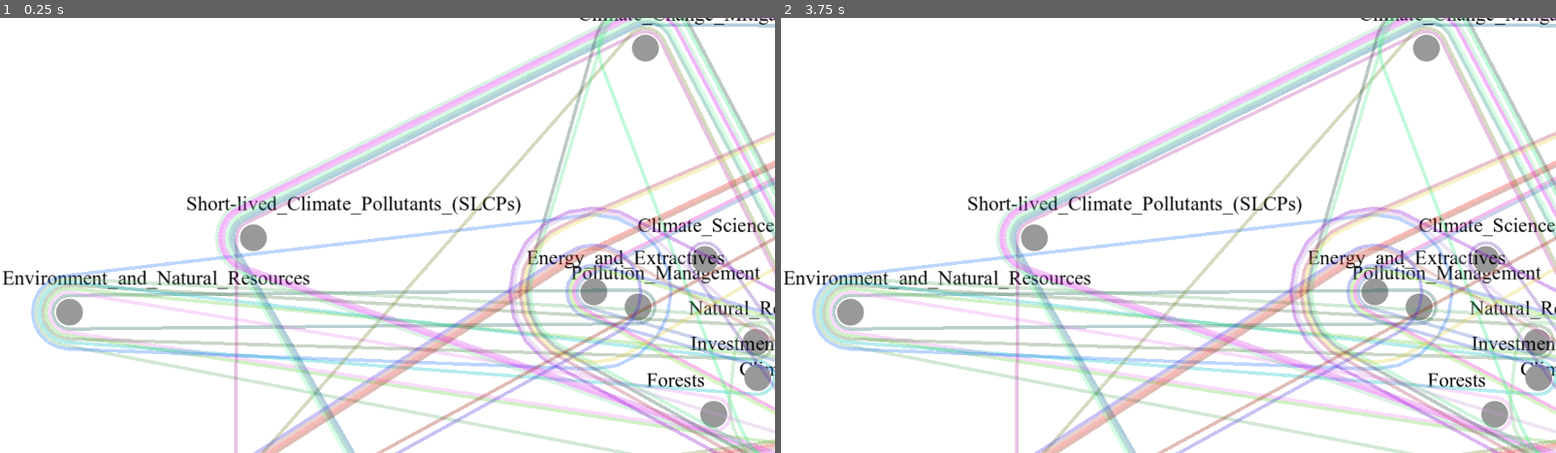
Above: before the commit, frames 1-2 (left to right).
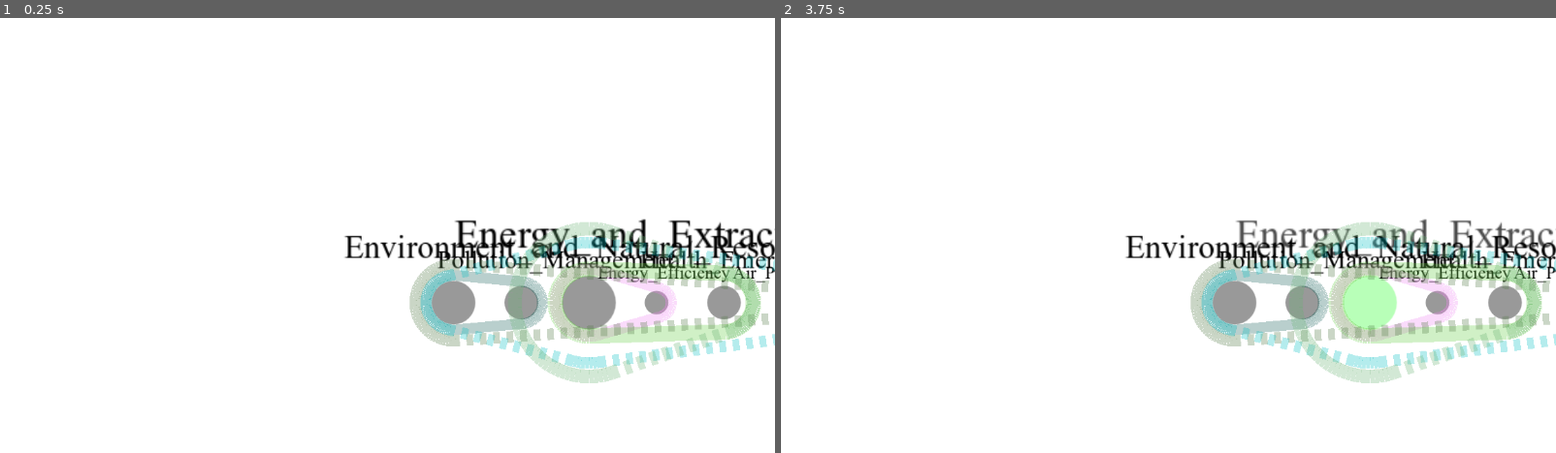
Above: after the commit, the same moments.

Repository: Attila772/hypergodot
Game: Godot game, scene res://main.tscn
The game is run twice, just before and just after one commit, with the same random seed, the same clock (stepped at 60 frames per second) and the same inputs.
Inputs (mouse positions are in pixels of both pictures, inside the frame that each line leads up to):
- Up to frame 1 (0.25 s): no input
- Up to frame 2 (3.75 s): tap Enter at 0.5, 2, 3.5 s; move the mouse to (1339, 213) at 0.52 s; hold D 0.53-1.25 s; tap Backspace at 0.6 s; click (1339, 213) at 0.67 s; tap Space at 1.25, 2.75 s; drag from (1013, 257) to (1129, 322) at 1.27 s; move the mouse to (1246, 139) at 2.02 s; hold D 2.03-2.75 s; tap F at 2.1 s; click (1246, 139) at 2.17 s; drag from (1129, 322) to (936, 170) at 2.77 s; move the mouse to (1401, 300) at 3.52 s; hold A from 3.53 s (still down); tap Z at 3.6 s; click (1401, 300) at 3.67 s

The runs differ from the first frame. In frame 1, 32% of the frame differs, in the area x 0-100%, y 0-100%; in frame 2, 32%.

Commit message:
Initial commit

Diff:
--- /dev/null
+++ b/Global.gd
@@ -0,0 +1,27 @@
+extends Node
+
+var group_dictionary = {}
+var group_count = 0
+
+# Function to initialize the groups from a list of group names
+func initialize_groups(group_names: Array):
+	group_dictionary.clear()
+	group_count = 0
+
+	# Add each group name with an index (1-based)
+	for group_name in group_names:
+		group_count += 1
+		group_dictionary[group_name] = group_count
+
+# Function to get the index of a group name
+func get_group_index(group_name: String) -> int:
+	if group_name in group_dictionary:
+		return group_dictionary[group_name]
+	return -1 # Return -1 if the group is not found
+
+# Function to get group name by index (if needed later)
+func get_group_name(group_index: int) -> String:
+	for name in group_dictionary:
+		if group_dictionary[name] == group_index:
+			return name
+	return ""
--- /dev/null
+++ b/Global.tscn
@@ -0,0 +1,6 @@
+[gd_scene load_steps=2 format=3 uid="uid://ookb725cjygc"]
+
+[ext_resource type="Script" path="res://Global.gd" id="1_d51fs"]
+
+[node name="Node" type="Node"]
+script = ExtResource("1_d51fs")
--- a/HyperEdge.gd
+++ b/HyperEdge.gd
@@ -2,10 +2,13 @@
 
 var nodes: Dictionary
 var color: Color
-var width =  5
+var width = 5
 var dragging = false
+var group = ""
+
 func _ready():
 	pass
+
 func _process(delta):
 	if dragging:
 		queue_redraw()
@@ -17,29 +20,39 @@
 		else:
 			dragging = false  # Stop dragging
 			queue_redraw()  # Optionally, queue a redraw when you stop dragging
+func _draw():
+	var points = []
+	for node_id in nodes:
+		var node = get_node_from_group(node_id)
+		if node:
+			var center = node.position
+			var radius = nodes[node_id] * node.scale.x  # Adjust radius based on node scale
+			points += generate_circle_points(center, radius, 100)  # Generate circle points
+
+	# Compute the convex hull of the points
+	var hull = andrew_monotone_chain(points)
+	if hull.size() > 0 and hull[0] != hull[hull.size() - 1]:
+		hull.append(hull[0])  # Close the hull
 
 
-func _draw():
-		var points = []
-		for node_id in nodes:
-			var node = get_node_from_group(node_id)
-			if node:
-				var center = node.position
-				var radius = nodes[node_id]
-				points += generate_circle_points(center, radius, 20) # 8 points per circle for approximation
-				#for point in points:
-				#	draw_circle(point, 2, Color(1, 0, 0, 1)) # Draw each point as a small circle
+	var group_index = Global.get_group_index(group)  # Get the group index from the global dictionary
+
+	# Iterate over the hull points and draw lines between them based on the group
+	for i in range(hull.size() - 1):
+		match group_index:
+			1:
+				# Draw solid line for group 1 (e.g., 2021)
+				draw_line(hull[i], hull[i + 1], color, width)
+			2:
+				# Draw dashed line for group 2 (e.g., 2022)
+				draw_dashed_line(hull[i], hull[i + 1], color, width, 10.0)
+			_:
+				# Default behavior (solid line for other groups)
+				draw_line(hull[i], hull[i + 1], color, width)
 
 
-		var hull = graham_scan(points)
-		#for point in hull:
-		 #       draw_circle(point, 2, Color(1, 0, 0, 1)) # Draw each point as a small circle
-		if hull.size() > 0 and hull[0] != hull[hull.size() - 1]:
-			hull.append(hull[0])
-		for i in range(hull.size() - 1):
-			draw_line(hull[i], hull[i + 1], color, width)  # Change '2' to your desired width
-
-var p0
+func update_position():
+	queue_redraw()  # This will trigger a redraw with updated node positions and sizes
 
 func generate_circle_points(center, radius, point_count):
 	var points = []
@@ -52,14 +65,12 @@
 	var val = (q.y - p.y) * (r.x - q.x) - (q.x - p.x) * (r.y - q.y)
 	return 0 if val == 0 else (1 if val > 0 else 2)
 
-
 func get_node_from_group(node_id) -> Node2D:
-		var nodes_group = get_tree().get_nodes_in_group("nodes")
-		for node in nodes_group:
-			if str(node.name) == str(node_id):
-				return node
-		return null
-
+	var nodes_group = get_tree().get_nodes_in_group("nodes")
+	for node in nodes_group:
+		if str(node.name) == str(node_id):
+			return node
+	return null
 
 func find_lowest_point(points):
 	var lowest = points[0]
@@ -73,7 +84,7 @@
 		var angle_a = calculate_polar_angle(a, p0)
 		var angle_b = calculate_polar_angle(b, p0)
 		return angle_a < angle_b # For ascending order; use '>' for descending
-		)
+	)
 	return points
 
 func calculate_polar_angle(a, p0):
@@ -83,7 +94,6 @@
 	return angle
 
 func compare_polar_angle(p0, a, b):
-	# Calculate orientation
 	var o = orientation(p0, a, b)
 	if o == 0:  # Collinear
 		return p0.distance_to(a) < p0.distance_to(b)
@@ -106,3 +116,37 @@
 		stack.append(sorted_points[i])
 
 	return stack
+
+func andrew_monotone_chain(points):
+	if points.size() < 3:
+		return points
+
+	# Sort points
+	points.sort_custom(func(a, b):
+		return a.x < b.x if a.x != b.x else a.y < b.y
+	)
+
+	# BLower hull
+	var lower = []
+	for p in points:
+		while lower.size() >= 2 and cross(lower[lower.size() - 2], lower[lower.size() - 1], p) <= 0:
+			lower.pop_back()
+		lower.append(p)
+
+	# Upper hull
+	var upper = []
+	for i in range(points.size() - 1, -1, -1):
+		var p = points[i]
+		while upper.size() >= 2 and cross(upper[upper.size() - 2], upper[upper.size() - 1], p) <= 0:
+			upper.pop_back()
+		upper.append(p)
+
+	# Concatenate the lower and upper hulls
+	# The first and last points in lower will be the same as the last two points in upper,
+	# so we omit them from the result
+	lower.pop_back()
+	upper.pop_back()
+	return lower + upper
+
+func cross(o, a, b):
+	return (a.x - o.x) * (b.y - o.y) - (a.y - o.y) * (b.x - o.x)
--- a/HyperNode.gd
+++ b/HyperNode.gd
@@ -47,30 +47,36 @@
 
 
 func get_rect() -> Rect2:
-	var area = Rect2(-25, -25, 50, 50)
-	area.position.x = position.x + area.position.x
-	area.position.y = position.y + area.position.y
-	return  area
+	var scale_factor = (scale.x + scale.y) / 2
+	var size = 50 * scale_factor  # Assuming the original size is 50x50
+	var area = Rect2(-size/2, -size/2, size, size)
+	area.position += position
+	return area
 
 func _process(delta):
 	if dragging:
 		var mouse_pos = get_viewport().get_mouse_position()
 		set_position(mouse_pos - drag_offset)
 
-
+var centrality_score = 0
 func _draw():
 	pass
 
-# This function should use the edges array, and construct as many circles around the node, with a small offset in the radius, that will be used
-# to connect the edges to the node, and prevent the edges from overlapping the node and other edges
+func update_size(size_scale: float, new_centrality_score: float):
+	scale = Vector2(size_scale, size_scale)
+	centrality_score = new_centrality_score
+	make_offset_circles()  # Now this will use the updated scale
+
 func make_offset_circles():
-	offset_circles.clear() # Reset previous data
+	offset_circles.clear()
 	var circle_count = edges.size()
-	var base_radius = 25 # Starting radius for the smallest circle
+	var scale_factor = (scale.x + scale.y) / 2
+	var base_radius = 25 * scale_factor
+	var radius_increment = 10 * scale_factor
 
 	for i in range(circle_count):
-		var radius = base_radius + i * 5 # Increase radius for each subsequent circle
-		offset_circles.append(radius) # Store only the radius, as center is the node's position
+		var radius = base_radius + i * radius_increment
+		offset_circles.append(radius)
 
 	queue_redraw()
 
--- a/main.gd
+++ b/main.gd
@@ -5,110 +5,215 @@
 var nodes : Dictionary
 class NodeData:
 	var id = 0 # Node identifier
-	var edges = [] # Array to hold edge identifiers (based on line number or custom ID)
-	var support = 0 # Support value
-
-	func _to_string():
-		return "Edges: " + str(edges) + ", Support: " + str(support)
+	var edges = {} # Array to hold edge identifiers (based on line number or custom ID)
+
+
 
 
 
 func create_nodes(nodes: Dictionary):
-	var scene = load("HyperNode.tscn")
+	var scene = load("res://HyperNode.tscn")
 	var row = 1
 	var column = 1
 	var spacing = Vector2(100, 100)
 	var per_row = 10
+
 	for id in nodes.keys():
 		var node_instance = scene.instantiate()
 		node_instance.node_id = id
 		node_instance.name = str(id)
 		node_instance.position = Vector2(column * spacing.x, row * spacing.y)
 		node_instance._set_node_id(str(id))
+
+		# Set the edges property for the node
 		node_instance.edges = nodes[id].edges
 
+		# Add the node instance to the scene
 		add_child(node_instance)
 
+		# Increment column and row for positioning nodes
 		column += 1
 		if column >= per_row:
 			column = 0
 			row += 1
 
-func populate_edge_data():
+
+func populate_edge_data(file_data):
 	var hyperedge_scene = load("res://HyperEdge.tscn")
+	var nodes = file_data["nodes"] # Retrieve nodes from the file data
+	var edges = file_data["edges"] # Retrieve edges from the file data
+
+	var group_names = []
+	for edge_id in edges:
+		var group_name = edges[edge_id]["group"]
+		if group_name not in group_names:
+			group_names.append(group_name)
+	Global.initialize_groups(group_names)
+	# Iterate over nodes to build edge data based on node connections
 	for node_id in nodes:
 		var node_edges = nodes[node_id].edges
-		var circle_ref = get_node(str(node_id)) # Assuming this gets a node instance with 'offset_circles' available
+		var circle_ref = get_node(str(node_id)) # Assuming this gets a node instance with 'offset_circles'
 		var offset_circles = circle_ref.offset_circles # List of radii for offset circles
 		for edge_index in range(node_edges.size()):
-			var edge_id = node_edges[edge_index]
+			var edge_id = node_edges.keys()[edge_index]
 			if not edges.has(edge_id):
-				edges[edge_id] = {"nodes": [], "radii": []}
+				edges[edge_id] = {"nodes": [], "radii": [], "support": 0, "group": ""}
+
 
 			if edge_index < offset_circles.size(): # Ensure there's a corresponding circle
 				var radius = offset_circles[edge_index]
-				edges[edge_id]["nodes"].append(node_id)
+				print(offset_circles[edge_index])
+
+				# Append node and radius information for the edge
+
 				edges[edge_id]["radii"].append(radius)
+				edges[edge_id]["support"] = nodes[node_id].edges[edge_id] # Support value
+				edges[edge_id]["group"] = edges[edge_id]["group"] # Group is already stored in the edges dictionary
+
 			else:
 				print("Error: Node %s has more edges (%s) than offset circles provided." % [node_id, node_edges.size()])
-
+				break
+
+	# Instantiate hyperedges and visualize them
 	for edge_id in edges:
-			var hyperedge_instance = hyperedge_scene.instantiate()
-			var edge_data = edges[edge_id]
-			var node_radii_pairs = {}
-			for i in range(edge_data["nodes"].size()):
-				var nodeid = edge_data["nodes"][i]
-				var radius = edge_data["radii"][i]
-				node_radii_pairs[nodeid] = radius
-			hyperedge_instance.nodes = node_radii_pairs
-			var color = Color(randf(), randf(), randf(), 0.3)  # Generate a random color
-			hyperedge_instance.color = color
-			hyperedge_instance.add_to_group("edges")
-			hyperedge_instance.name = str(edge_id)
-			add_child(hyperedge_instance)
+		var hyperedge_instance = hyperedge_scene.instantiate()
+		var edge_data = edges[edge_id]
+		var node_radii_pairs = {}
+
+		# Map each node to its radius
+		for i in range(edge_data["nodes"].size()):
+			var nodeid = edge_data["nodes"][i]
+			var radius = edge_data["radii"][i]
+			node_radii_pairs[nodeid] = radius
+
+		# Assign the nodes and radii to the hyperedge instance
+		hyperedge_instance.nodes = node_radii_pairs
+
+		# Assign a color based on the group
+		var color = Color(randf(), randf(), randf(), 0.3)  # Generate a random color
+		hyperedge_instance.color = color
+
+		# Set the group name (2021 or 2022) to the hyperedge instance for future use
+		hyperedge_instance.group = edge_data["group"]
+
+		hyperedge_instance.add_to_group("edges")
+		hyperedge_instance.name = str(edge_id)
+
+		# Set the width of the hyperedge based on the support value
+		hyperedge_instance.width = pow(edges[edge_id]["support"], 0.35)
+
+		# Add the hyperedge instance to the scene tree
+		add_child(hyperedge_instance)
+
 
 
 func _ready():
-	nodes = read_file("patterns.txt")
+	# Read the file and get both nodes and edges
+	var file_data = read_file("patterns.txt")
+	# Extract nodes and edges from the file data
+	var nodes = file_data["nodes"]
+	var edges = file_data["edges"]
 	create_nodes(nodes)
-	populate_edge_data()
-	apply_force_directed_layout(10,150.0,1000.0)
+	populate_edge_data(file_data)
+	apply_force_directed_layout(10, 150.0, 900.0)
+	calculate_centrality_and_resize_nodes(file_data)
+	#apply_hyperedge_constrained_layout()
 	#apply_circular_layout(500)
 	pass # Replace with function body.
+
 
 func read_file(path):
 	var file = FileAccess.open(path, FileAccess.READ)
 	var nodes = {} # Dictionary to hold all nodes
-	var edge_id = 0 # Unique identifier for each edge, can use line number as well
+	var edges = {} # Dictionary to hold all edges
+	var edge_id = 0 # Unique identifier for each edge
 
 	while not file.eof_reached():
 		var line = file.get_line().strip_edges()
 		if line.find("#SUP:") == -1:
-			continue # Skip this line
+			continue # Skip this line if no support value
+
 		var parts = line.split(" #SUP: ")
-		var node_ids = parts[0].split(" ")
-		var support = int(parts[1])
+		var node_ids = parts[0].split(" ") # Nodes involved in this edge
+
+		# Extract support and group
+		var supp_group_info = parts[1].split(" #GROUP ")
+		var support = int(supp_group_info[0])
+		var group = supp_group_info[1]
 
 		# Process each node ID in the line
 		for node_id in node_ids:
-			var id = node_id
-			if not nodes.has(id):
-				nodes[id] = NodeData.new()
-			# Always append the edge_id to the node's edges array
-			nodes[id].edges.append(edge_id)
-			# Update the support value
-			nodes[id].support = max(nodes[id].support, support)
+			if not nodes.has(node_id):
+				nodes[node_id] = NodeData.new() # Assuming NodeData is a class for node info
+
+			# Add this edge to the node's edge list
+			nodes[node_id].edges[edge_id] = support
+
+		# Store edge information with group and support in edges dictionary
+		edges[edge_id] = {
+			"nodes": node_ids,
+			"support": support,
+			"radii" : [],
+			"group": group
+		}
 
 		edge_id += 1 # Increment edge ID for the next line
 
 	file.close()
-	return nodes
+
+	# Return both nodes and edges in a single dictionary
+	return {"nodes": nodes, "edges": edges}
 
 
 
 # Called every frame. 'delta' is the elapsed time since the previous frame.
 func _process(delta):
 	pass
+
+
+func apply_hyperedge_constrained_layout():
+	var node_positions = {} # Dictionary to store node positions temporarily
+	var edge_bounds = {} # Dictionary to store edge bounds (min and max positions)
+
+	# Initialize node positions
+	for node in get_children():
+		if node.is_in_group("nodes"): # Assuming your nodes are added to a "nodes" group
+			node_positions[node.node_id] = node.position
+
+	# Calculate edge bounds based on nodes in the edge
+	for edge_id in edges:
+		var edge_nodes = edges[edge_id]["nodes"]
+		var min_x = INF
+		var min_y = INF
+		var max_x = -INF
+		var max_y = -INF
+
+		for node_id in edge_nodes:
+			var pos = node_positions[node_id]
+			min_x = min(min_x, pos.x)
+			min_y = min(min_y, pos.y)
+			max_x = max(max_x, pos.x)
+			max_y = max(max_y, pos.y)
+
+		edge_bounds[edge_id] = Rect2(Vector2(min_x, min_y), Vector2(max_x - min_x, max_y - min_y))
+
+	# Reposition nodes to ensure they are outside of edges they don't belong to
+	for node_id in node_positions.keys():
+		var node_pos = node_positions[node_id]
+		for edge_id in edges:
+			var edge_nodes = edges[edge_id]["nodes"]
+			if node_id not in edge_nodes:
+				var bounds = edge_bounds[edge_id]
+				if bounds.has_point(node_pos):
+					# Move the node outside the edge bounds
+					var direction = (node_pos - bounds.position).normalized()
+					node_positions[node_id] = bounds.position + bounds.size * direction
+
+	# Update actual node positions
+	for node in get_children():
+		if node.is_in_group("nodes"):
+			node.position = node_positions[node.node_id]
+
 
 func apply_force_directed_layout(iterations: int, repulsion_force: float, spring_length: float):
 	var node_positions = {} # Dictionary to store node positions temporarily
@@ -150,6 +255,9 @@
 	for node in get_children():
 		if node.is_in_group("nodes"):
 			node.position = node_positions[node.node_id]
+
+
+
 
 
 func apply_circular_layout(radius: float):
@@ -166,3 +274,28 @@
 		var x = center.x + radius * cos(angle)
 		var y = center.y + radius * sin(angle)
 		node.position = Vector2(x, y)
+
+
+func calculate_centrality_and_resize_nodes(file_data):
+	var nodes = file_data["nodes"]
+	var max_centrality = 0
+	var centrality_scores = {}
+
+	# Calculate centrality (degree centrality in this case)
+	print(nodes)
+	for node_id in nodes:
+		var degree = nodes[node_id].edges.size()
+		centrality_scores[node_id] = degree
+		max_centrality = max(max_centrality, degree)
+	print(centrality_scores)
+	# Resize nodes based on centrality
+	for node_id in nodes:
+		var node_instance = get_node(str(node_id))
+		if node_instance:
+			var normalized_centrality = float(centrality_scores[node_id]) / max_centrality
+			var size_scale = lerp(0.5, 2.0, normalized_centrality)
+			node_instance.update_size(size_scale, normalized_centrality)
+
+	# Now update all edge positions
+	for edge in get_tree().get_nodes_in_group("edges"):
+		edge.update_position()
--- a/project.godot
+++ b/project.godot
@@ -15,6 +15,18 @@
 config/features=PackedStringArray("4.2", "Forward Plus")
 config/icon="res://icon.svg"
 
+[autoload]
+
+Global="*res://Global.gd"
+
+[debug]
+
+settings/stdout/print_fps=true
+
+[display]
+
+window/vsync/vsync_mode=0
+
 [dotnet]
 
 project/assembly_name="Hypergodot"
@@ -30,3 +42,11 @@
 "events": [Object(InputEventMouseButton,"resource_local_to_scene":false,"resource_name":"","device":-1,"window_id":0,"a …(253 unchanged characters)…
 ]
 }
+
+[rendering]
+
+anti_aliasing/screen_space_roughness_limiter/amount=0.55
+anti_aliasing/quality/msaa_2d=3
+anti_aliasing/quality/msaa_3d=3
+anti_aliasing/quality/screen_space_aa=1
+anti_aliasing/quality/use_taa=true
Not shown, changed: patterns.txt
Not shown, added: maiBDC7.tmp
Not shown, added: maiCBA4.tmp
Not shown, added: pat8E26.tmp
